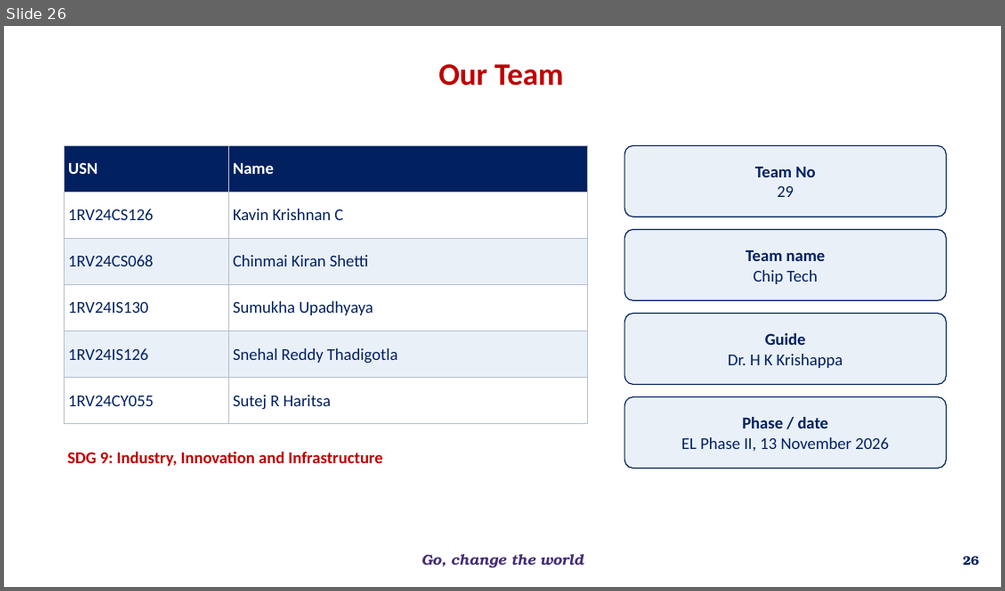
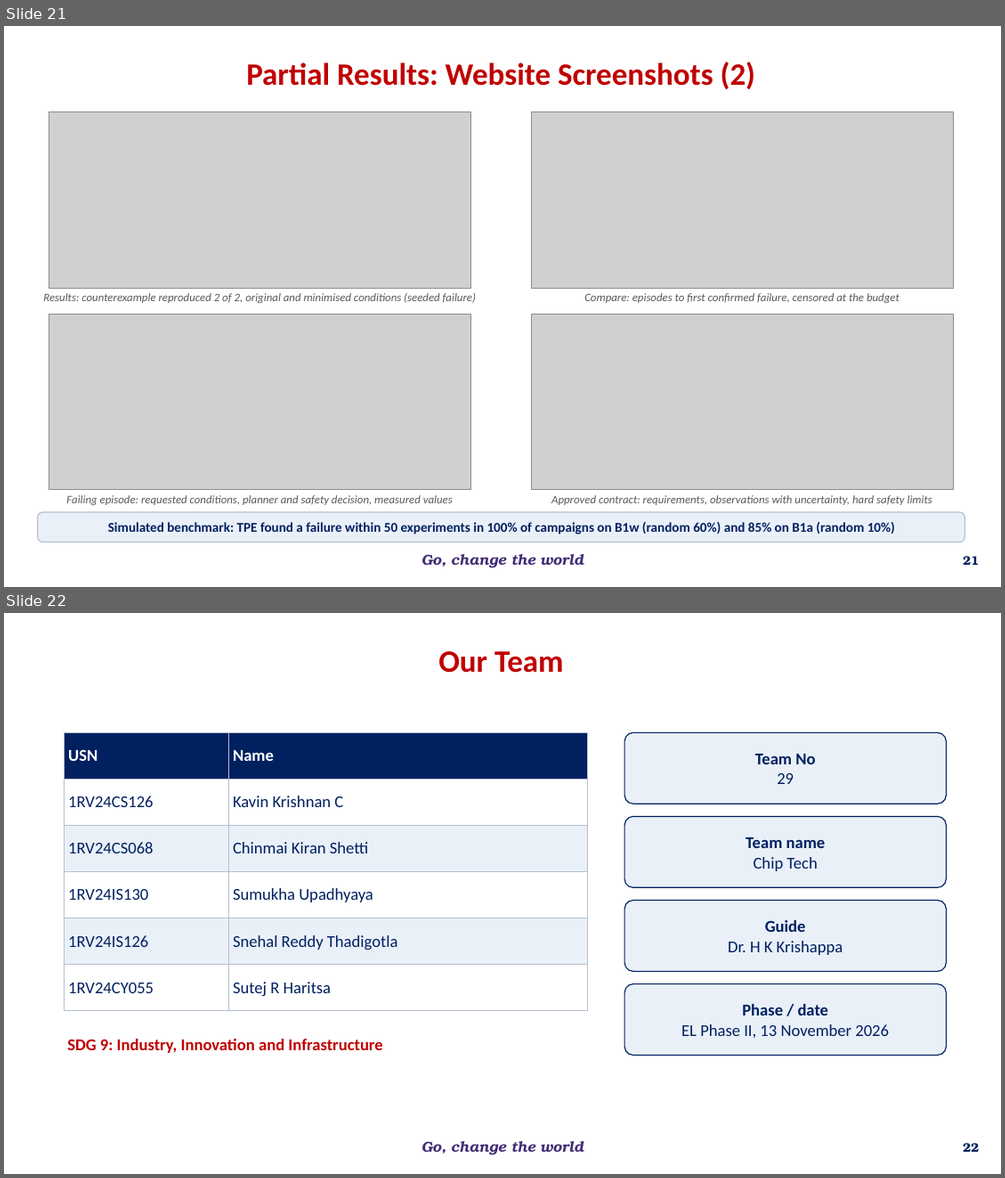
Before and after one commit to overclocked-2124/ChipCheck, a slide deck: docs/presentation/AI-Driven Adaptive Physical Testing for Embedded Systems - Phase 2.pptx. Shown one above the other, each under a label of ours: slide 26 before the commit, slides 21 and 22 after it. The pictures are 1005x591 and 1005x1178 pixels, drawn with LibreOffice and Linux fonts; fonts in the diff are those of the drawing; grey boxes stand for pictures; background and template pictures are left out. Boxes give left, top, right and bottom in pixels: in the first picture for what was removed or moved away, otherwise in the second. Text is boxed around its words. In the diff, an @@ line names an element or a change of style, - is before the commit and + after.

```diff
--- a/docs/presentation/AI-Driven Adaptive Physical Testing for Embedded Systems - Phase 2.pptx
+++ b/docs/presentation/AI-Driven Adaptive Physical Testing for Embedded Systems - Phase 2.pptx
@@ slide 21 added at (4,26,1001,587), background #FFFFFF; not listed: 1 template element that a slide beside it also shows @@
@@ text added at (246,62,755,89), 30 pt, text #C00000, bold @@
+Partial Results: Website Screenshots (2)
@@ picture added at (48,112,470,288) @@
@@ picture added at (531,112,953,288) @@
@@ text added at (43,293,476,303), 11 pt, text #595959, italic @@
+Results: counterexample reproduced 2 of 2, original and minimised conditions (seeded failure)
@@ picture added at (48,313,470,490) @@
@@ picture added at (531,313,953,490) @@
@@ text added at (584,293,899,303), 11 pt, text #595959, italic @@
+Compare: episodes to first confirmed failure, censored at the budget
@@ text added at (66,495,453,505), 11 pt, text #595959, italic @@
+Failing episode: requested conditions, planner and safety decision, measured values
@@ text added at (551,495,932,505), 11 pt, text #595959, italic @@
+Approved contract: requirements, observations with uncertainty, hard safety limits
@@ rounded rectangle added at (38,512,965,542), fill #EAF0F8, outline #B4C0D0 1 pt, 13 pt, text #002060, bold @@
+Simulated benchmark: TPE found a failure within 50 experiments in 100% of campaigns on B1w (random 60%) and 85% on B1a (random 10%)
@@ page number added at (963,556,979,564), 12 pt, text #002060, bold @@
+21
@@ what was slide 26 is now slide 22 @@
@@ page number at (963,1143,979,1151): text changed @@
-26
+22
```
Also in this commit, not shown: 1 slide changed, 1 other slide added, 6 slides removed.
